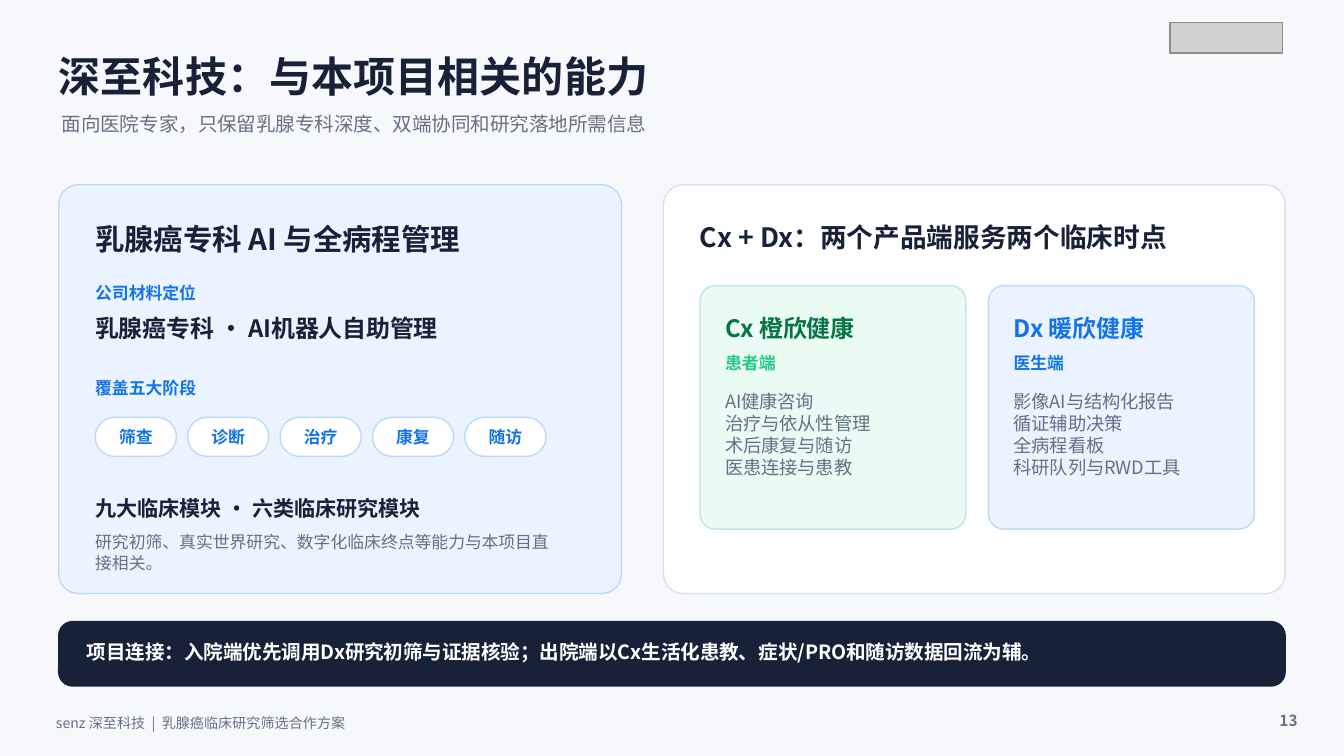
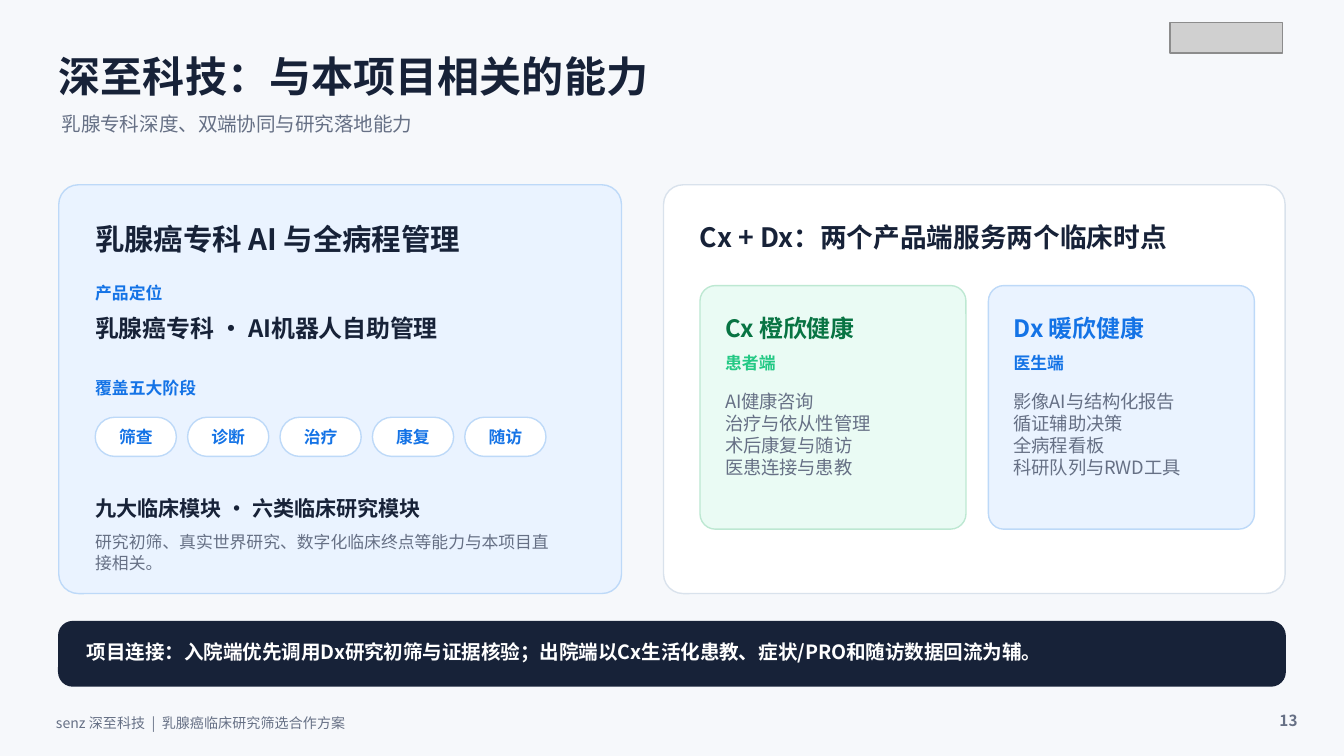
Before and after one commit to kylokuo/AI4BrCa, a slide deck: slide 13 of docs/殷咏梅教授_临床研究筛选合作方案.pptx. Drawn at 1344x756 pixels with LibreOffice and Linux fonts; fonts in the diff are those of the drawing; grey boxes stand for pictures. Boxes give left, top, right and bottom in pixels: in the first picture for what was removed or moved away, otherwise in the second. Text is boxed around its words. In the diff, an @@ line names an element or a change of style, - is before the commit and + after.

```diff
--- a/docs/殷咏梅教授_临床研究筛选合作方案.pptx
+++ b/docs/殷咏梅教授_临床研究筛选合作方案.pptx
@@ text at bbox=[62, 114, 413, 133]: text changed @@
-面向医院专家，只保留乳腺专科深度、双端协同和研究落地所需信息
+乳腺专科深度、双端协同与研究落地能力
@@ text at bbox=[95, 284, 162, 301]: text changed @@
-公司材料定位
+产品定位
```
Also in this commit, not shown: 10 other slides changed, 1 other file.
